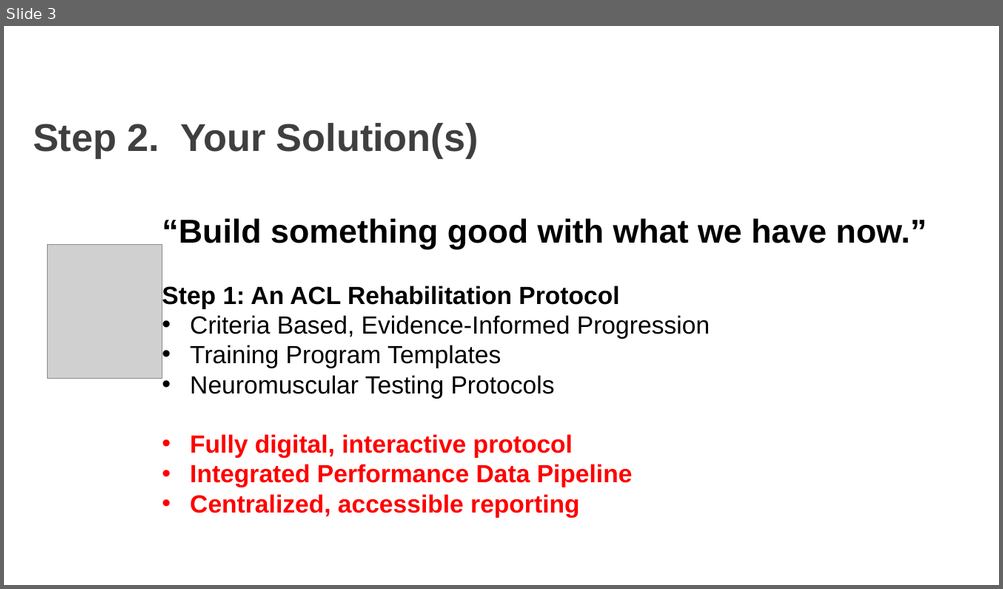
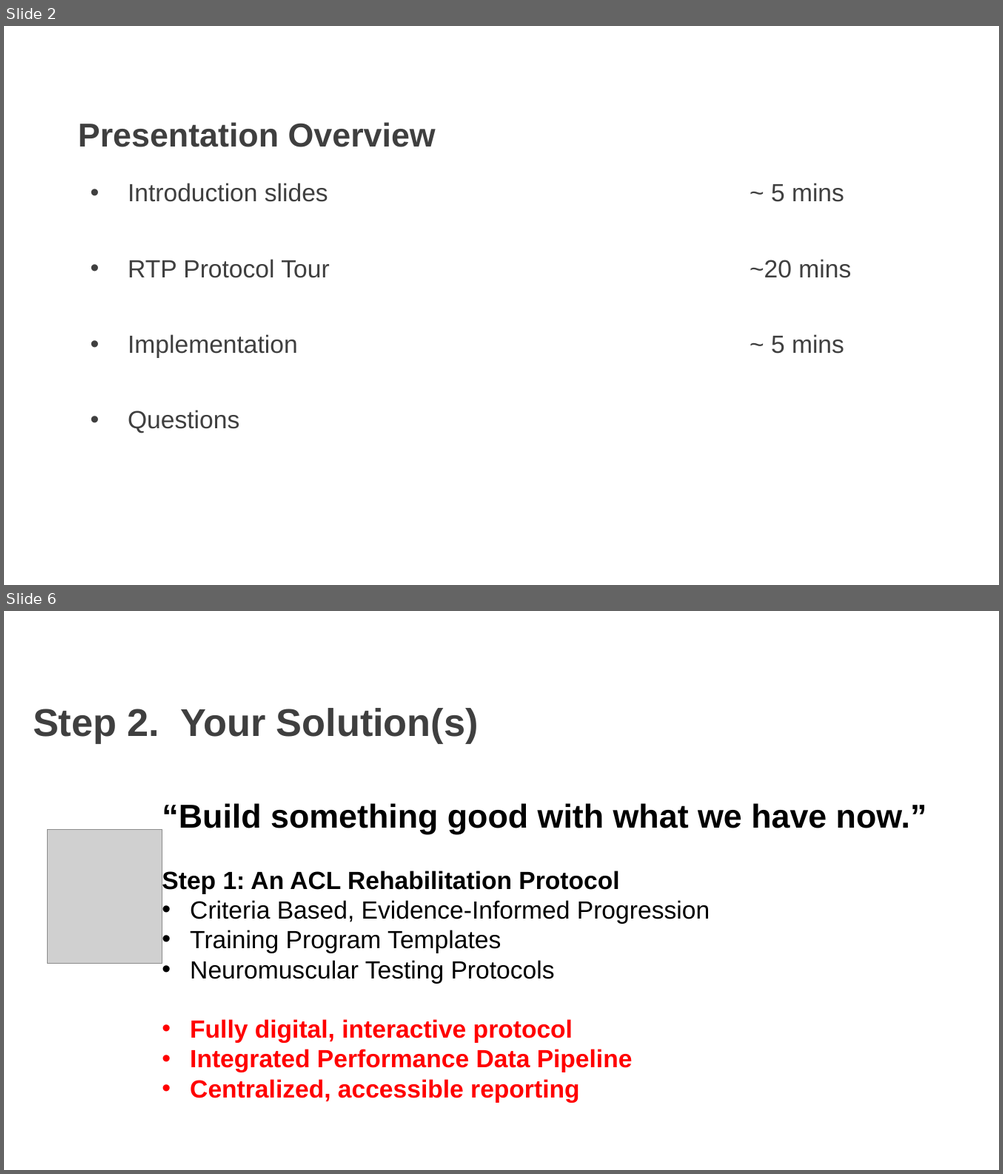
Before and after one commit to AKates717/CSI-Pacific-RTP, a slide deck: RTP Resources/RTP_L&L_2026.pptx. Shown one above the other, each under a label of ours: slide 3 before the commit, slides 2 and 6 after it; the slides between them are not shown. The pictures are 1003x589 and 1003x1174 pixels, drawn with LibreOffice and Linux fonts; fonts in the diff are those of the drawing; grey boxes stand for pictures; background and template pictures are left out. Boxes give left, top, right and bottom in pixels: in the first picture for what was removed or moved away, otherwise in the second. Text is boxed around its words. In the diff, an @@ line names an element or a change of style, - is before the commit and + after.

```diff
--- a/RTP Resources/RTP_L&L_2026.pptx
+++ b/RTP Resources/RTP_L&L_2026.pptx
@@ slide 2 added at (x1=4, y1=26, x2=999, y2=585), background picture (left out) @@
@@ title added at (x1=78, y1=122, x2=435, y2=147), 32 pt, text #3F3F3F, bold @@
+Presentation Overview
@@ text added at (x1=128, y1=183, x2=851, y2=434), 24 pt, text #3F3F3F @@
+• Introduction slides ~ 5 mins
+• RTP Protocol Tour ~20 mins
+• Implementation ~ 5 mins
+• Questions
@@ what was slide 3 is now slide 6 @@
```
Also in this commit, not shown: 7 slides changed, 2 other slides added, 16 other files.
